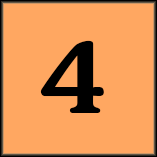
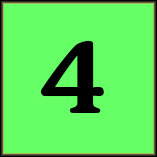
Layer changes from the first 157×157 image to the second:
painted on "Layer 1" over [3, 3, 154, 154]
